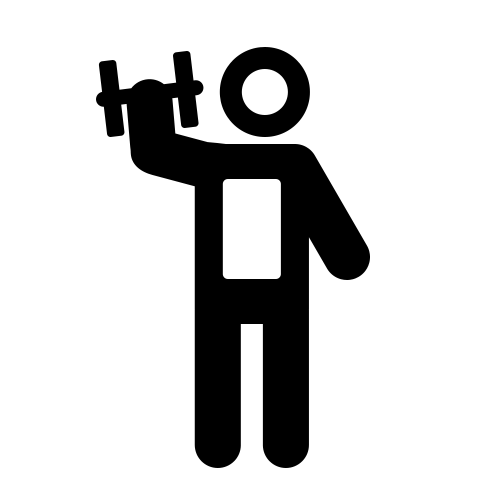
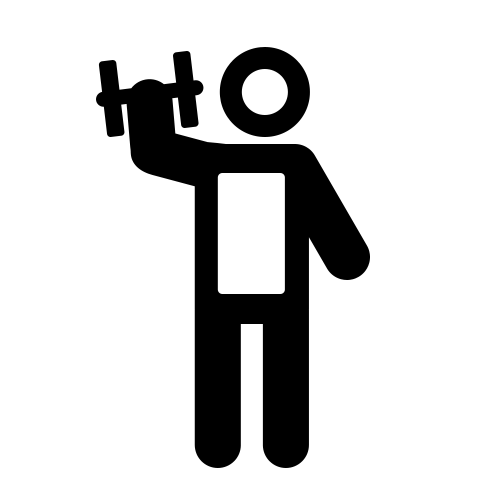
Two versions of the same layered image (500×500). Layer-by-layer changes:
"regular": blend normal → addition, painted on it over box(217, 173, 285, 294)
